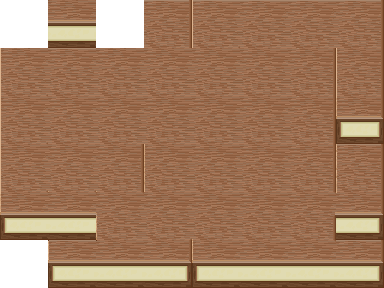
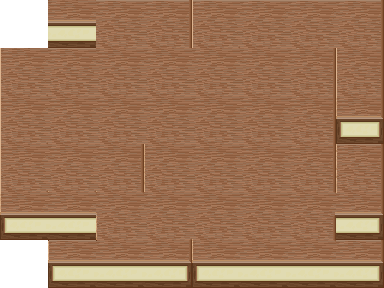
Two versions of the same layered image (384x288). Layer-by-layer changes:
pixels changed over (96, 0, 144, 48) (layer not identified)
